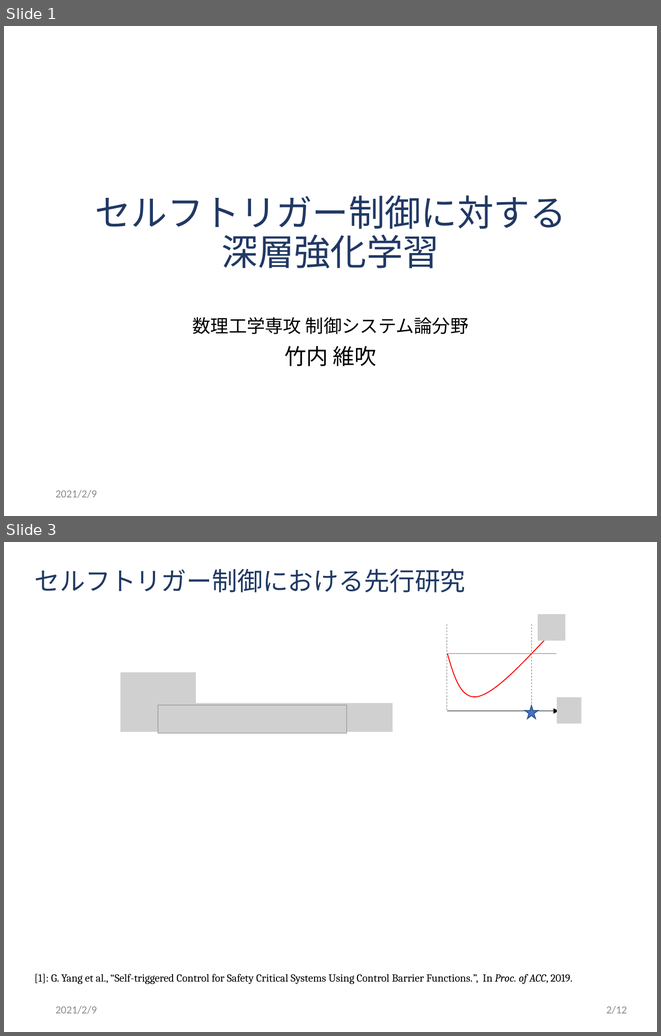
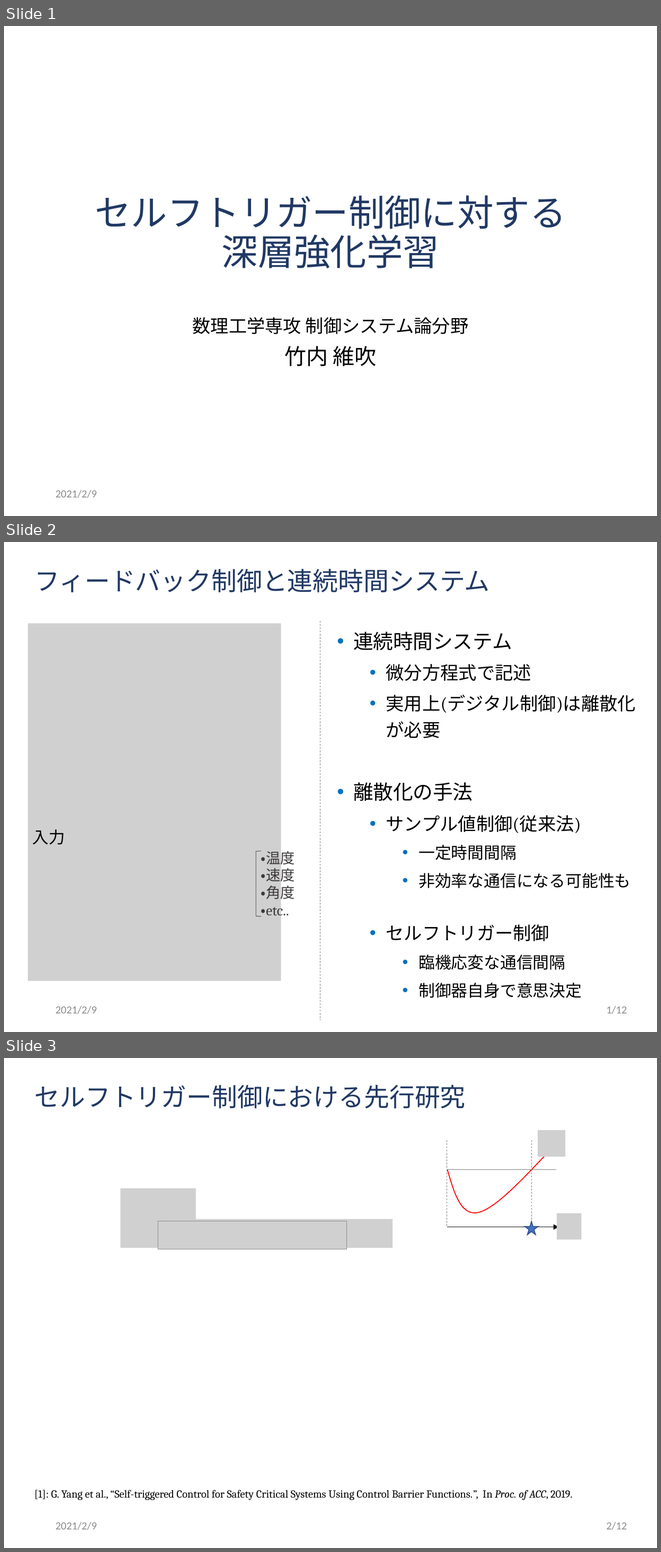
Before and after one commit to ibuki1024/thesis, a slide deck: slide/master.pptx. Shown one above the other, each under a label of ours: slides 1 and 3 before the commit, slides 1, 2 and 3 after it; the slides between them are not shown. The pictures are 661x1036 and 661x1552 pixels, drawn with LibreOffice and Linux fonts; fonts in the diff are those of the drawing; grey boxes stand for pictures; background and template pictures are left out. Boxes give left, top, right and bottom in pixels: in the first picture for what was removed or moved away, otherwise in the second. Text is boxed around its words. In the diff, an @@ line names an element or a change of style, - is before the commit and + after.

```diff
--- a/slide/master.pptx
+++ b/slide/master.pptx
@@ slide 2 added at bbox=[4, 542, 657, 1032], background #FFFFFF @@
@@ title added at bbox=[35, 568, 490, 592], 28 pt, text #203864 @@
+フィードバック制御と連続時間システム
@@ line added from (320, 621) to (320, 1020), #808080 0.5 pt dashed @@
@@ picture added at bbox=[28, 623, 282, 980] @@
@@ text added at bbox=[353, 632, 636, 998], 20 pt, text #000000 @@
+• 連続時間システム
+  • 微分方程式で記述
+  • 実用上(デジタル制御)は離散化が必要
+• 離散化の手法
+  • サンプル値制御(従来法)
+    • 一定時間間隔
+    • 非効率な通信になる可能性も
+  • セルフトリガー制御
+    • 臨機応変な通信間隔
+    • 制御器自身で意思決定
@@ text added at bbox=[235, 823, 282, 849], 18 pt, text #000000 @@
+状態
@@ text added at bbox=[32, 829, 65, 845], 18 pt, text #000000 @@
+入力
@@ left bracket added at bbox=[256, 851, 261, 916], outline #3B3838 0.5 pt @@
@@ text added at bbox=[261, 848, 295, 919], 16 pt, text #3B3838 @@
+・温度
+・速度
+・角度
+・etc..
@@ text added at bbox=[55, 1006, 97, 1014], 12 pt, text #8C8C8C @@
+2021/2/9
@@ page number added at bbox=[606, 1006, 627, 1014], 12 pt, text #8C8C8C @@
+1/12
```
Also in this commit, not shown: 5 slides changed, 3 slides removed, 2 other files.
